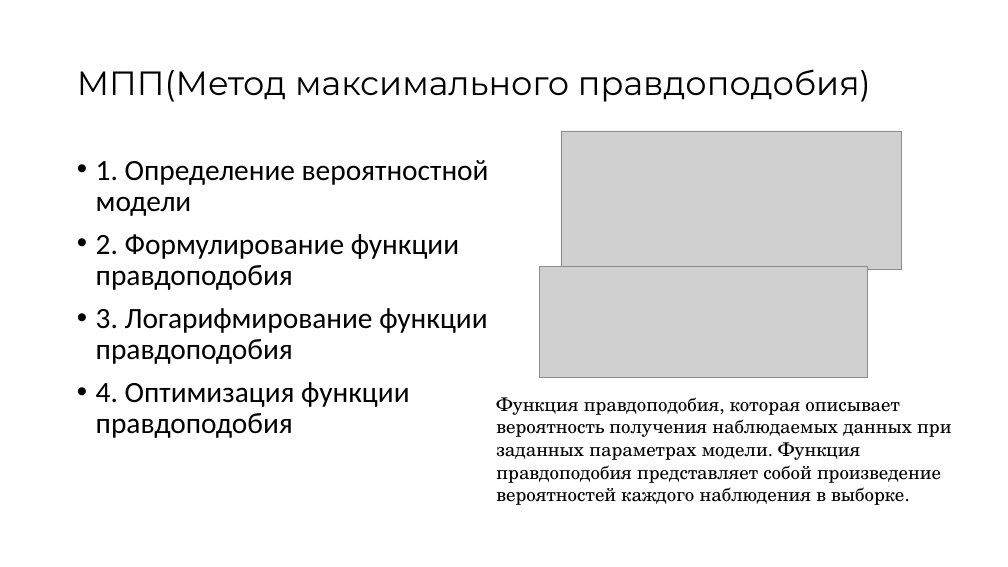
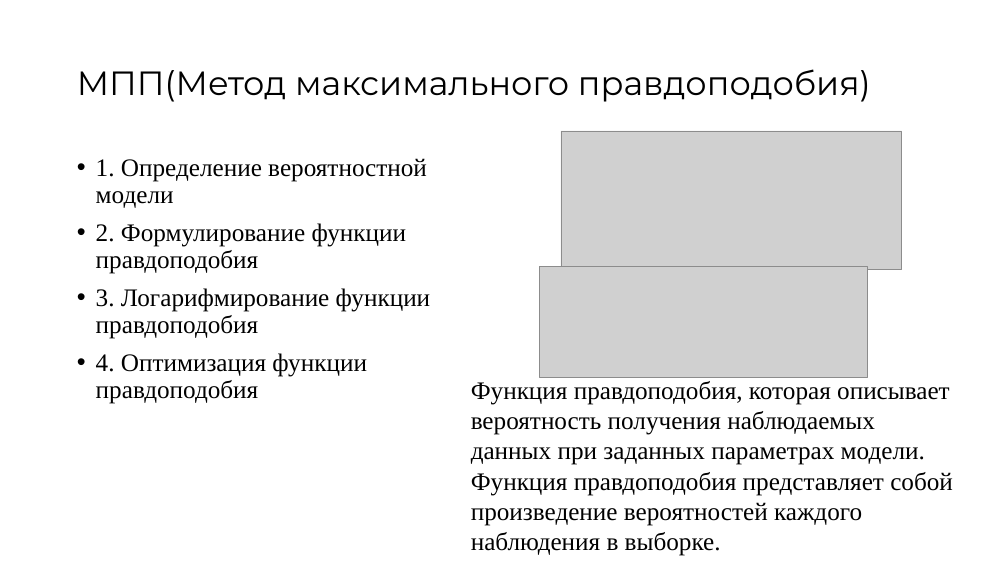
Before and after one commit to Zorinal/data-reduction, a slide deck: slide 4 of Методы редукции данных.pptx. Drawn at 1008x567 pixels with LibreOffice and Linux fonts; fonts in the diff are those of the drawing; grey boxes stand for pictures; background and template pictures are left out. Boxes give left, top, right and bottom in pixels: in the first picture for what was removed or moved away, otherwise in the second. Text is boxed around its words. In the diff, an @@ line names an element or a change of style, - is before the commit and + after.

```diff
--- a/Методы редукции данных.pptx
+++ b/Методы редукции данных.pptx
@@ text "1. Определение вероятностной модели" at (96,158,431,404): size 28 to 24 pt, font Calibri to Times New Roman @@
@@ text "Функция правдоподобия, которая описывает вероятность ...": place and size @@
-text "Функция правдоподобия, которая описывает вероятность ..." at (496,397,951,505)
+text "Функция правдоподобия, которая описывает вероятность ..." at (471,381,953,556)
@@ text "Функция правдоподобия, которая описывает вероятность ..." at (471,381,953,556): size 18 to 24 pt, font TeX Gyre Schola to Times New Roman @@
```
Also in this commit, not shown: 3 other slides changed.
